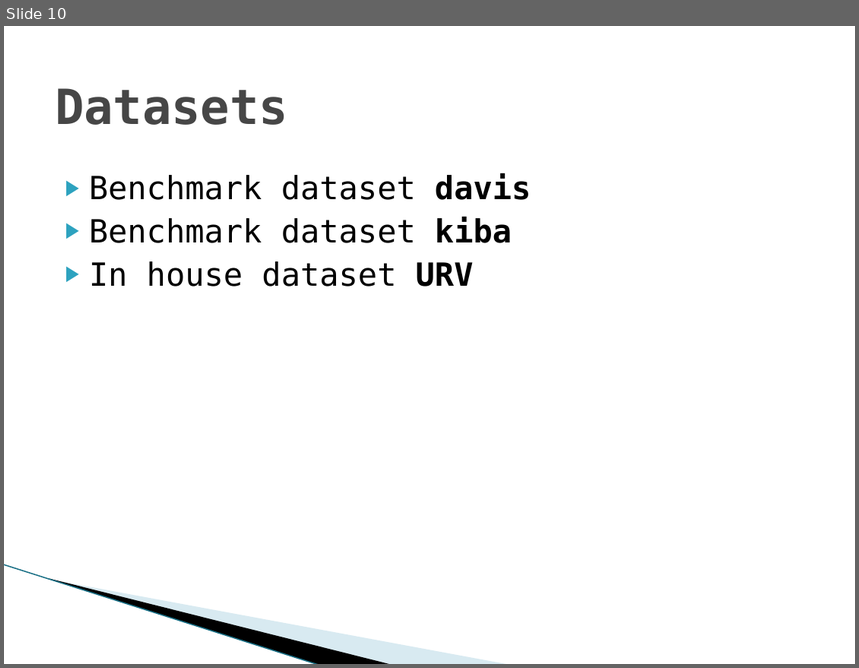
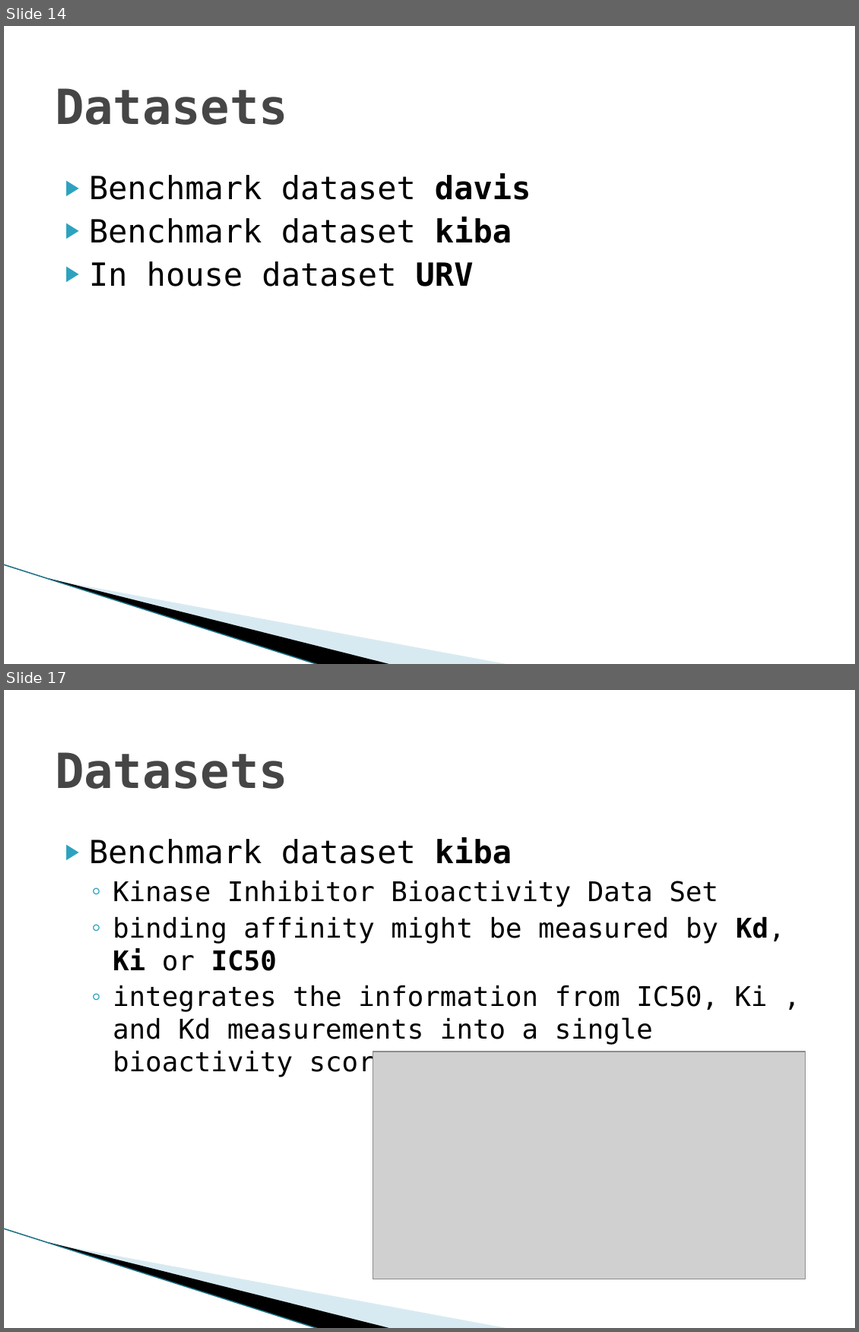
Before and after one commit to YoussefEzz/GraphDTA_forked, a slide deck: presentation/Drug Target affinity.pptx. Shown one above the other, each under a label of ours: slide 10 before the commit, slides 14 and 17 after it; the slides between them are not shown. The pictures are 859x668 and 859x1332 pixels, drawn with LibreOffice and Linux fonts; fonts in the diff are those of the drawing; grey boxes stand for pictures; background and template pictures are left out. Boxes give left, top, right and bottom in pixels: in the first picture for what was removed or moved away, otherwise in the second. Text is boxed around its words. In the diff, an @@ line names an element or a change of style, - is before the commit and + after.

Commit message:
add test_davis_DB.ipynb and test_kiba_DB.ipynb to plot statistics about davis and kiba datasets

```diff
--- a/presentation/Drug Target affinity.pptx
+++ b/presentation/Drug Target affinity.pptx
@@ slide 17 added at <box>4,690,855,1328</box>, background #FFFFFF; not listed: 3 template elements that a slide beside it also shows @@
@@ title added at <box>55,752,288,789</box>, 41 pt, text #464646, bold @@
+Datasets
@@ text added at <box>89,837,785,1078</box>, 23 pt, text #000000 @@
+▶ Benchmark dataset kiba
+  ◦ Kinase Inhibitor Bioactivity Data Set
+  ◦ binding affinity might be measured by Kd, Ki or IC50
+  ◦ integrates the information from IC50, Ki , and Kd measurements into a single bioactivity score
@@ picture added at <box>373,1052,805,1280</box> @@
@@ what was slide 10 is now slide 14 @@
```
Also in this commit, not shown: 16 other slides added, 1 slide removed, 38 other files.
